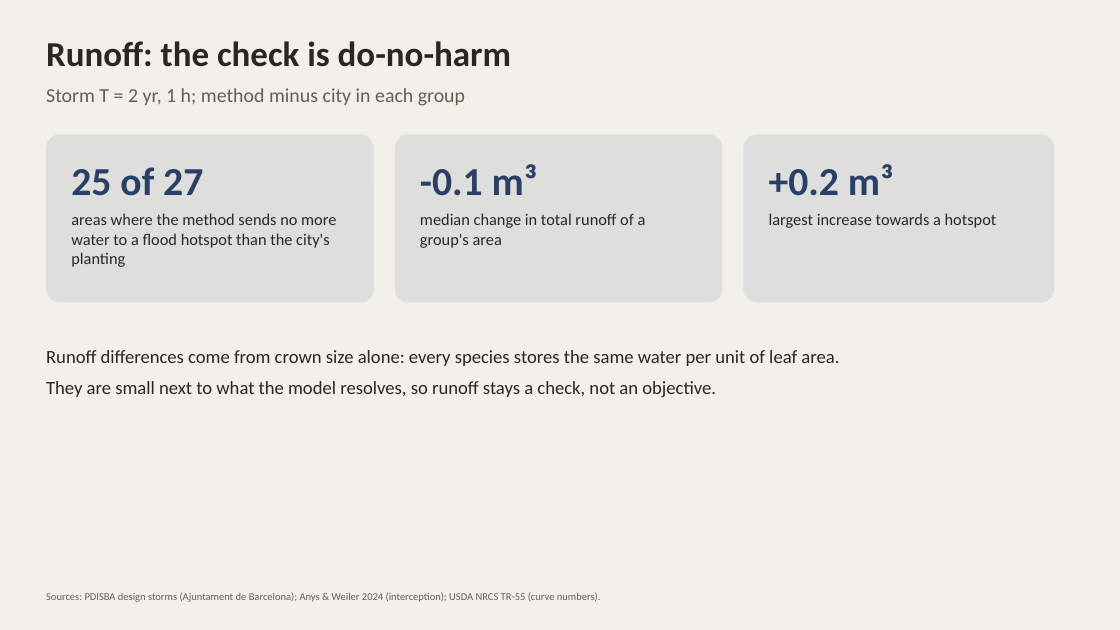
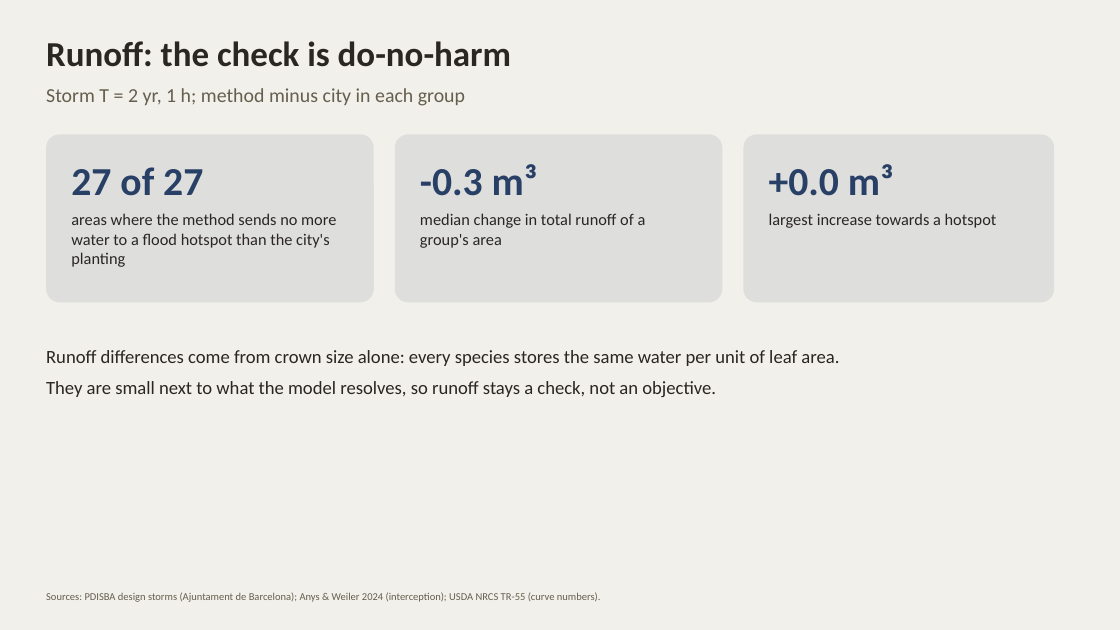
Before and after one commit to giofox96/shade-and-sponge, a slide deck: slide 9 of slides/backtest_works.pptx (slide 8 before the commit). Drawn at 1120x630 pixels with LibreOffice and Linux fonts; fonts in the diff are those of the drawing. Boxes give left, top, right and bottom in pixels: in the first picture for what was removed or moved away, otherwise in the second. Text is boxed around its words. In the diff, an @@ line names an element or a change of style, - is before the commit and + after.

```diff
--- a/slides/backtest_works.pptx
+++ b/slides/backtest_works.pptx
@@ text at (71,167,203,196): text changed @@
-25 of 27
+27 of 27
@@ text at (420,164,537,196): text changed @@
--0.1 m³
+-0.3 m³
@@ text at (769,164,894,196): text changed @@
-+0.2 m³
++0.0 m³
```
Also in this commit, not shown: 7 other slides changed, 1 slide added, 3 other files.
